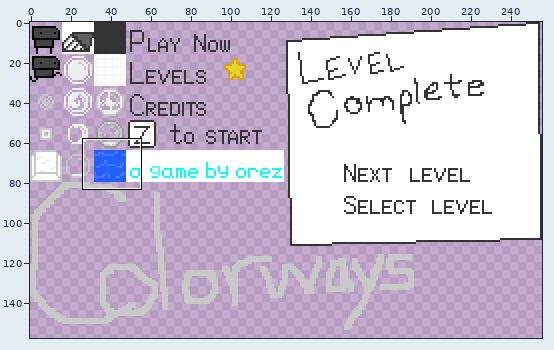
Sprite sheet, stored at bin/spritesheet.png. Above: a wide view before the commit, with the close-up outlined.
Close-up. Old version:
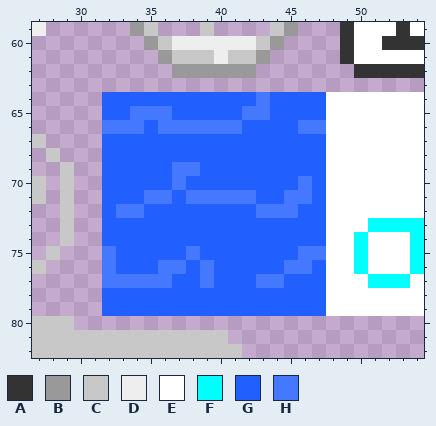
The file is 256x160 pixels. Colours within 5 levels of each other are drawn and written as one. Shown: x 27..54, y 59..82. The wide view leaves out empty margins.
Palette (. is transparent): A #333333  B #999999  C #c8c8c8  D #eeeeee  E #ffffff  F #00ffff  G #225fff  H #4478ff
Pixels before, first column x 27:
59 D......BC...C....CB...AEEEAE
60 ........BCDDDDDDCB....AEEAAA
61 .........BCCCDCCB.....AEEEEE
62 ..........BBBBBB.......AAAAA
63 ............................
64 .....GGGGGGGGGGGHGGGGEEEEEEE
65 .....GGHHHGGGGGHHGGGGEEEEEEE
66 .....HHHGHHHHHHGGGGHHEEEEEEE
67 C....GGGGGGGGGGGGGGGGEEEEEEE
68 .C...GGGGGGGGGGGGGGGGEEEEEEE
69 ..C..GGGGGHHGGGGGGGGGEEEEEEE
70 C.C..GGGGGHGGGGGGGGHGEEEEEEE
71 C.C..GGGHHGHHHHHGGHHGEEEEEEE
72 ..C..GHHGGGGGGGGHHHGGEEEEEEE
73 ..C..GGGGGGGGGGGGGGGGEEEFFFF
74 ..C..GGGGGGGGGGGGGGGGEEFEEEF
75 .C...HGGGGGHGGGGGGGHHEEFEEEF
76 C....HGGGHHGHGGGGGHHGEEFEEEF
77 .....HHHHHGGHGGGHHGGGEEEFFFE
78 .....GGGGGGGGGGGGGGGGEEEEEEE
79 .....GGGGGGGGGGGGGGGGEEEEEEE
80 CCC.........................
81 CCCCCCCCCCCCCC..............
82 CCCCCCCCCCCCCCC.............
After:
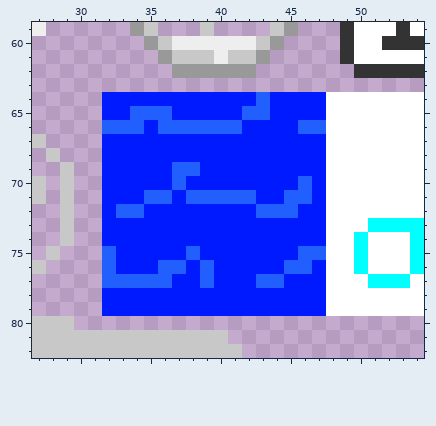
From old to new:
colour G: #225fff -> #001aff
colour H: #4478ff -> #225fff
